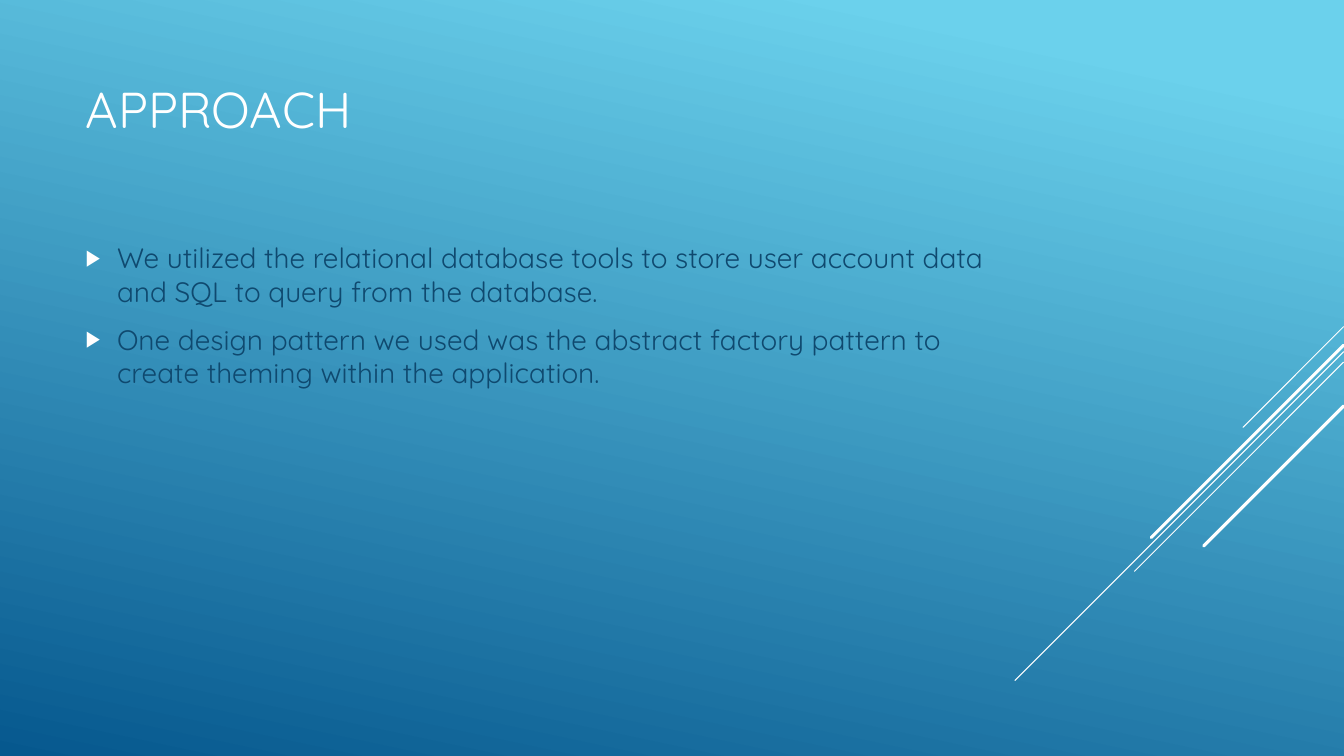
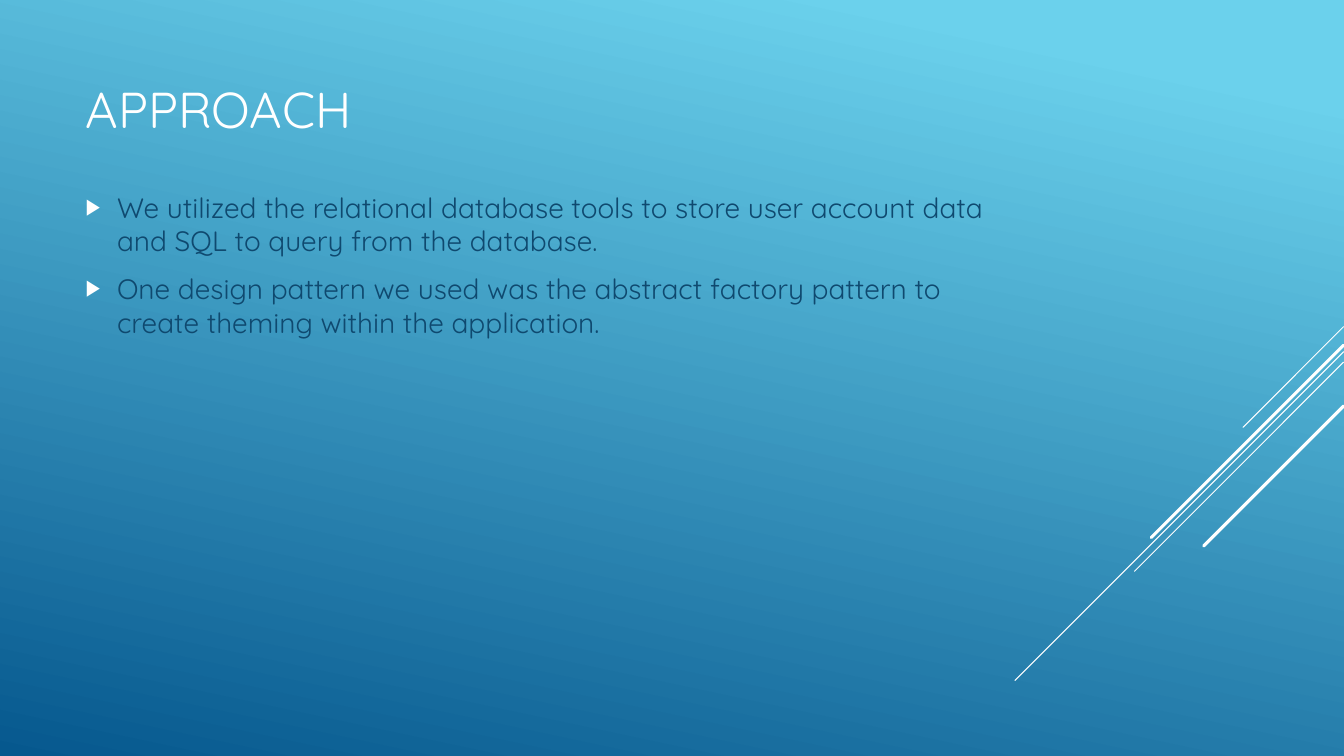
Before and after one commit to lucianfreeze/CSCI352-Project-Freeze-Whitson, a slide deck: slide 4 of 352 project presentation.pptx. Drawn at 1344x756 pixels with LibreOffice and Linux fonts; fonts in the diff are those of the drawing. Boxes give left, top, right and bottom in pixels: in the first picture for what was removed or moved away, otherwise in the second. Text is boxed around its words. In the diff, an @@ line names an element or a change of style, - is before the commit and + after.

```diff
--- a/352 project presentation.pptx
+++ b/352 project presentation.pptx
@@ text "We utilized the relational database ...": place and size @@
-text "We utilized the relational database ..." at [117,247,983,389]
+text "We utilized the relational database ..." at [117,197,983,339]
```
Also in this commit, not shown: 4 other slides changed, 2 other files.
